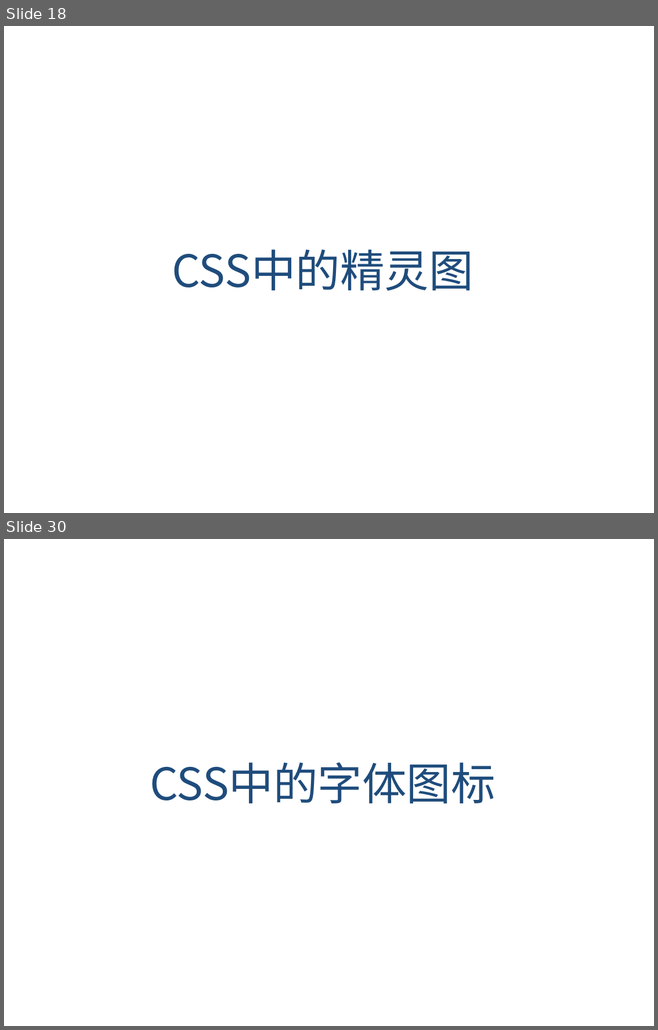
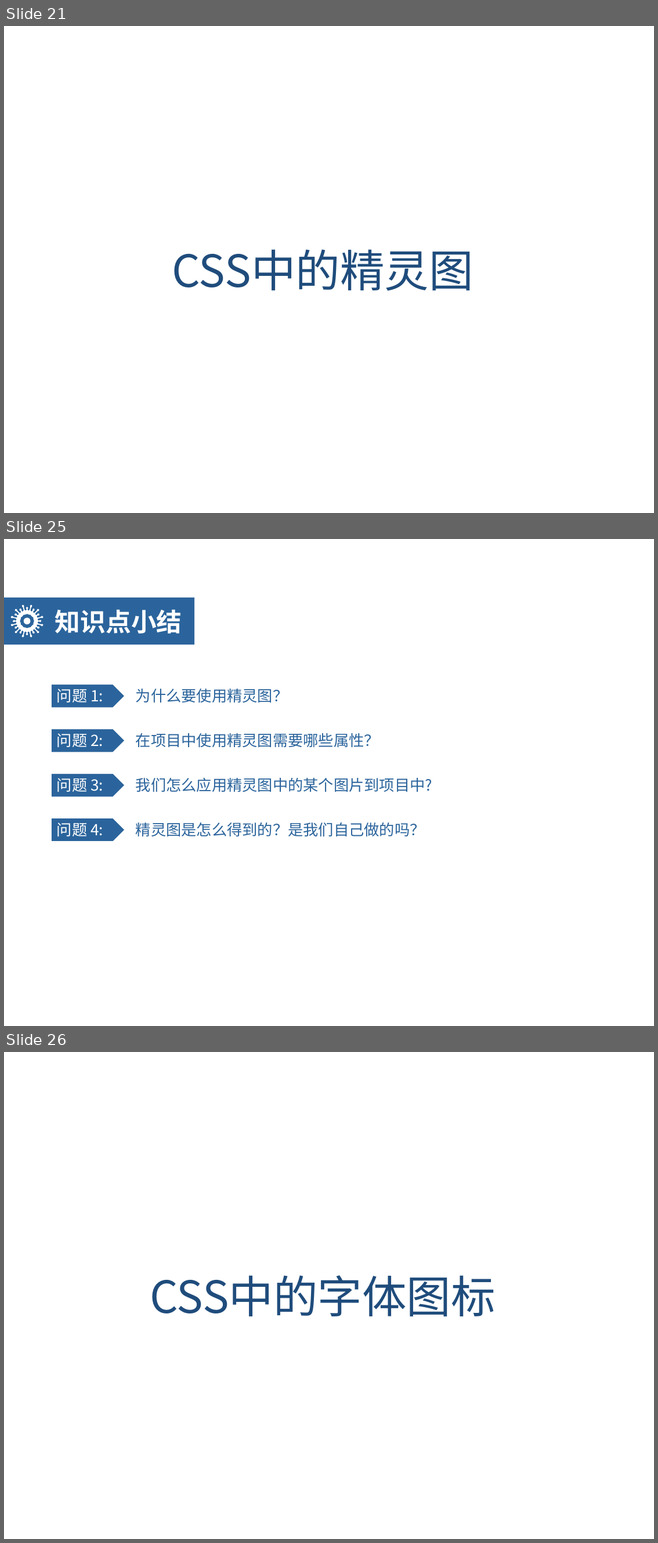
Before and after one commit to Ischenchenya/HTMLandCSSCourse, a slide deck: day06-CSS3/teach/day06-HTML5CSS3.pptx. Shown one above the other, each under a label of ours: slides 18 and 30 before the commit, slides 21, 25 and 26 after it; the slides between them are not shown. The pictures are 658x1030 and 658x1543 pixels, drawn with LibreOffice and Linux fonts; fonts in the diff are those of the drawing; background and template pictures are left out. Boxes give left, top, right and bottom in pixels: in the first picture for what was removed or moved away, otherwise in the second. Text is boxed around its words. In the diff, an @@ line names an element or a change of style, - is before the commit and + after.

```diff
--- a/day06-CSS3/teach/day06-HTML5CSS3.pptx
+++ b/day06-CSS3/teach/day06-HTML5CSS3.pptx
@@ slide 25 added at <box>4,539,654,1026</box>, background picture (left out) @@
@@ rectangle added at <box>4,598,194,645</box>, fill #2B649C @@
@@ freeform shape added at <box>11,605,43,637</box>, fill #FFFFFF @@
@@ text added at <box>55,610,182,634</box>, 40 pt, text #FFFFFF, bold @@
+知识点小结
@@ freeform shape added at <box>51,684,126,708</box>, fill #2B649C, outline #FFFFFF 2 pt @@
@@ text added at <box>57,689,103,703</box>, 24 pt, text #FFFFFF @@
+问题 1:
@@ text added at <box>136,689,288,703</box>, 24 pt, text #2B649C @@
+为什么要使用精灵图？
@@ freeform shape added at <box>51,729,126,753</box>, fill #2B649C, outline #FFFFFF 2 pt @@
@@ text added at <box>57,733,103,747</box>, 24 pt, text #FFFFFF @@
+问题 2:
@@ text added at <box>136,733,379,748</box>, 24 pt, text #2B649C @@
+在项目中使用精灵图需要哪些属性？
@@ freeform shape added at <box>51,773,126,798</box>, fill #2B649C, outline #FFFFFF 2 pt @@
@@ text added at <box>57,778,103,792</box>, 24 pt, text #FFFFFF @@
+问题 3:
@@ text added at <box>136,778,432,792</box>, 24 pt, text #2B649C @@
+我们怎么应用精灵图中的某个图片到项目中?
@@ freeform shape added at <box>51,818,126,842</box>, fill #2B649C, outline #FFFFFF 2 pt @@
@@ text added at <box>57,823,103,837</box>, 24 pt, text #FFFFFF @@
+问题 4:
@@ text added at <box>136,823,425,837</box>, 24 pt, text #2B649C @@
+精灵图是怎么得到的？是我们自己做的吗？
@@ what was slide 18 is now slide 21 @@
@@ what was slide 30 is now slide 26 @@
```
Also in this commit, not shown: 10 slides changed, 14 other slides added, 22 slides removed.
